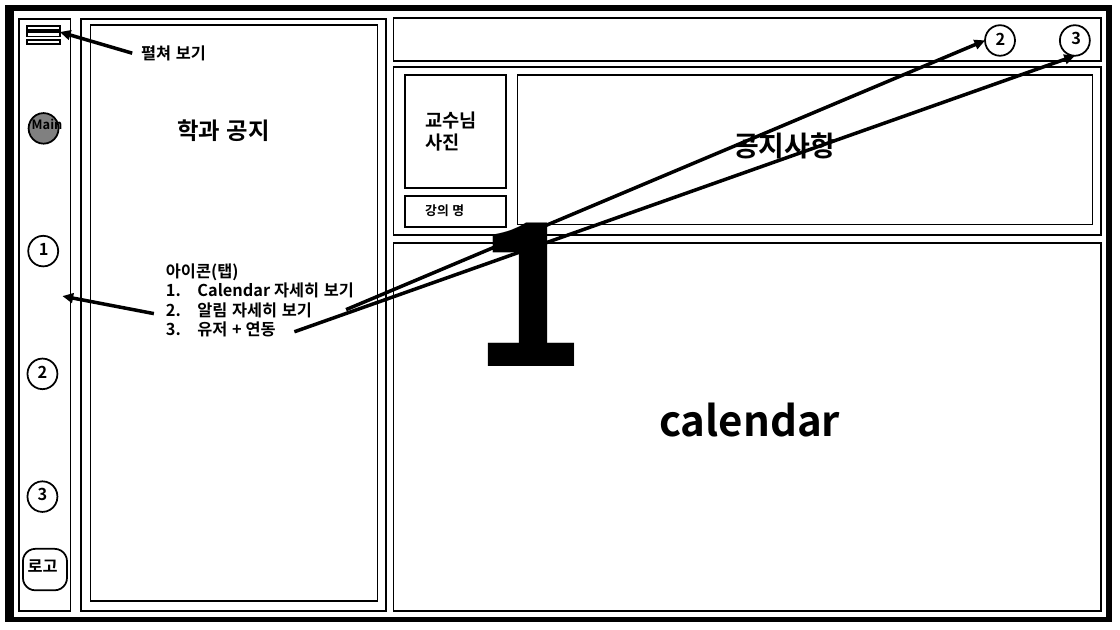
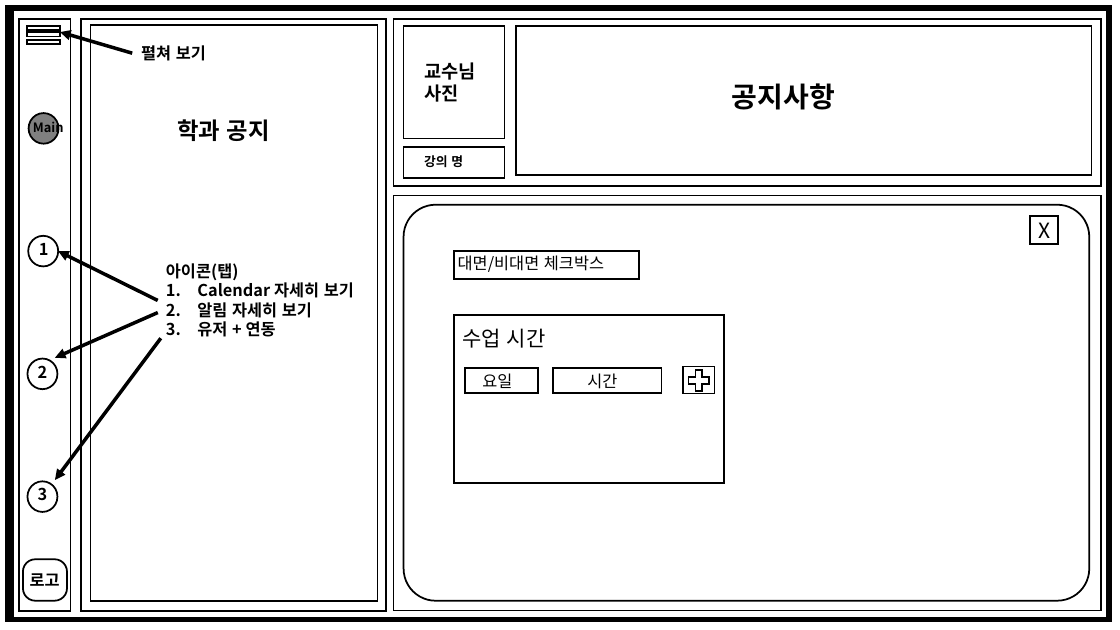
Before and after one commit to CSharp-WPF-team-project/team-project, a slide deck: slide 3 of 계획서, 보고서/구조.pptx (slide 2 before the commit). Drawn at 1120x630 pixels with LibreOffice and Linux fonts; fonts in the diff are those of the drawing. Boxes give left, top, right and bottom in pixels: in the first picture for what was removed or moved away, otherwise in the second. Text is boxed around its words. In the diff, an @@ line names an element or a change of style, - is before the commit and + after.

```diff
--- a/계획서, 보고서/구조.pptx
+++ b/계획서, 보고서/구조.pptx
@@ rectangle removed at <box>394,18,1101,61</box> @@
@@ ellipse removed at <box>985,25,1015,55</box> @@
@@ ellipse removed at <box>1060,25,1090,55</box> @@
@@ arrow removed from (294, 332) to (1075, 55) @@
@@ arrow removed from (346, 310) to (986, 40) @@
@@ text removed at <box>996,32,1006,45</box> @@
-2
@@ text removed at <box>1071,31,1081,45</box> @@
-3
@@ 4 rectangles, 3 texts: place and size @@
-4 rectangles, 3 texts at <box>394,68,1101,235</box>
+4 rectangles, 3 texts at <box>393,19,1101,186</box>
@@ text removed at <box>472,170,586,366</box> @@
-1
@@ rectangle: place and size @@
-rectangle at <box>394,243,1102,611</box>
+rectangle at <box>393,196,1101,611</box>
@@ rounded rectangle added at <box>404,205,1089,600</box>, outline #000000 1.5 pt @@
@@ rectangle added at <box>1030,216,1058,245</box>, outline #000000 1.5 pt, 18 pt, text #000000 @@
+X
@@ arrow moved from (154, 313) - (63, 297) to (158, 301) - (58, 251) @@
@@ rectangle added at <box>455,250,639,279</box>, outline #000000 1.5 pt @@
@@ text added at <box>458,255,604,272</box>, 14 pt, text #000000 @@
+대면/비대면 체크박스
@@ arrow added from (158, 313) to (55, 358), #000000 3 pt @@
@@ rectangle added at <box>454,315,724,483</box>, outline #000000 1.5 pt @@
@@ text added at <box>462,328,546,348</box>, 18 pt, text #000000 @@
+수업 시간
@@ arrow added from (160, 339) to (55, 480), #000000 3 pt @@
@@ rectangle added at <box>465,368,539,393</box>, outline #000000 1.5 pt @@
@@ text added at <box>482,373,512,388</box>, 14 pt, text #000000 @@
+요일
@@ rectangle added at <box>553,368,662,393</box>, outline #000000 1.5 pt, 18 pt, text #FFFFFF @@
+시
@@ text added at <box>587,373,617,389</box>, 14 pt, text #000000 @@
+시간
@@ rectangle added at <box>684,367,715,394</box>, outline #000000 1.5 pt, 18 pt, text #FFFFFF @@
+시
@@ plus sign added at <box>685,366,713,395</box>, outline #000000 1.5 pt @@
@@ text removed at <box>659,402,840,437</box> @@
-calendar
@@ text "로고": place and size @@
-text "로고" at <box>28,559,58,572</box>
+text "로고" at <box>30,573,60,586</box>
@@ rounded rectangle: place and size @@
-rounded rectangle at <box>23,549,67,590</box>
+rounded rectangle at <box>23,559,67,600</box>
```
Also in this commit, not shown: 2 other slides changed, 6 other files.
